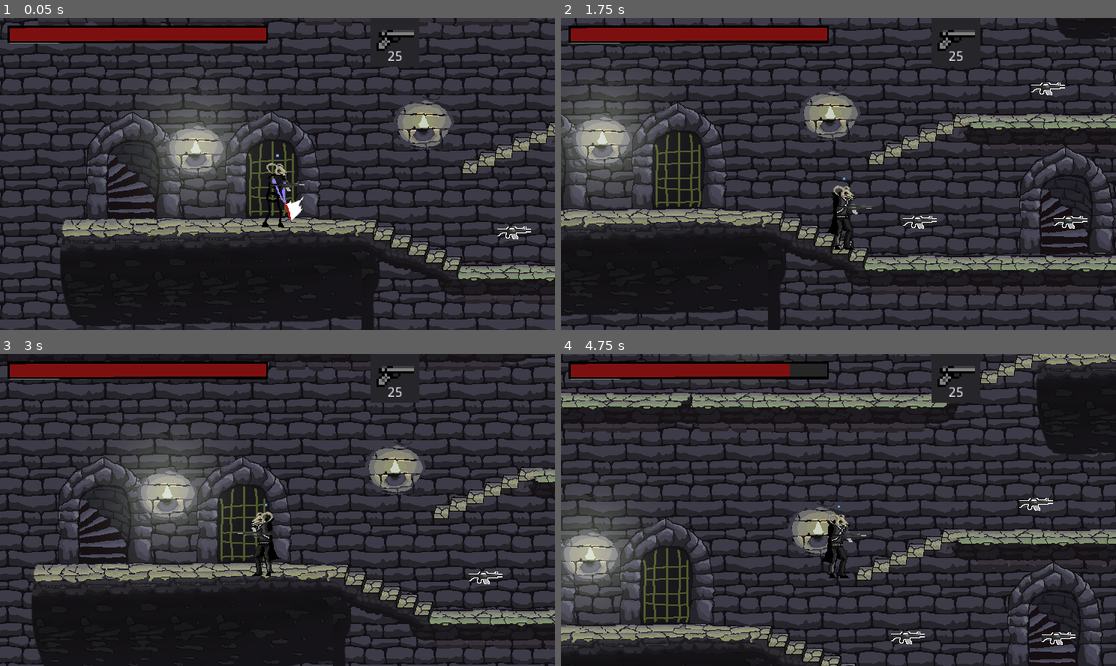
Above: before the commit, frames 1-4 (two rows, left to right).
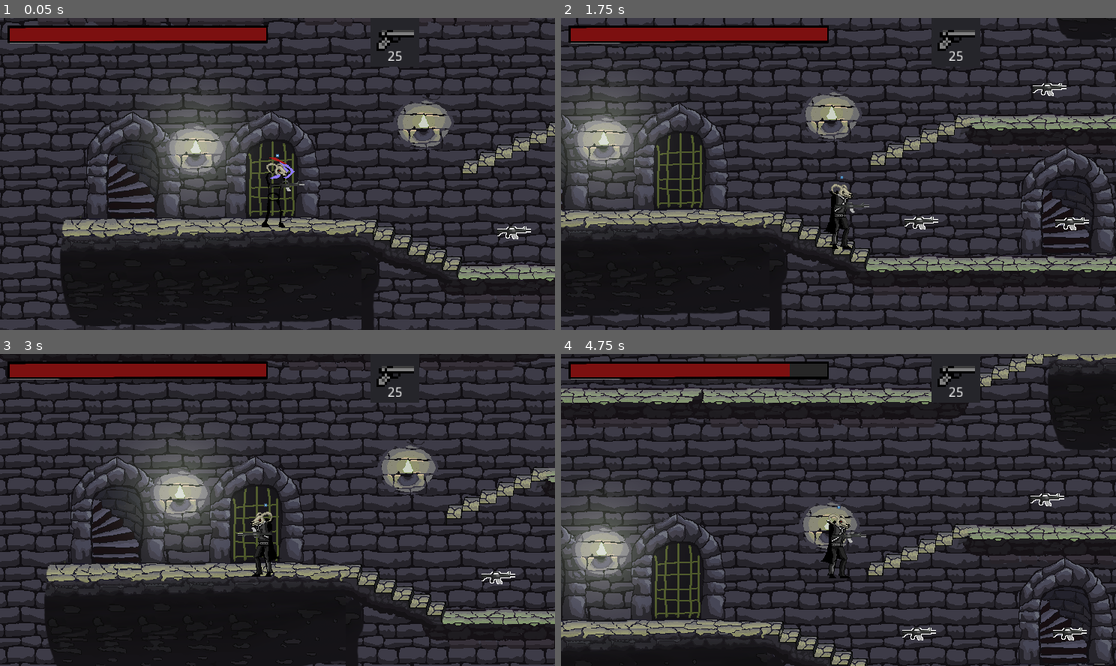
Above: after the commit, the same moments.

Repository: IgorBayerl/godot-game-liliths-crusade
Game: Godot game, scene res://src/Scenes/Main.tscn
Two runs of this game, one before a commit and one after it. Both use one fixed random seed, a clock stepped at 60 frames per second and the inputs below. The engine's default icon, where the game draws it, is replaced by a stand-in: a white triangle on a blue panel in a dark square.
Inputs (mouse positions are in pixels of both pictures, inside the frame that each line leads up to):
- Up to frame 1 (0.05 s): no input
- Up to frame 2 (1.75 s): move the mouse to (960, 158) at 0.52 s; hold Right (move_RIGHT) 0.53-1.25 s; tap 1 (Gun_1) at 0.6 s; click (960, 158) at 0.67 s; tap Space (jump) at 0.77 s; drag from (727, 189) to (871, 239) at 1.27 s
- Up to frame 3 (3 s): move the mouse to (333, 441) at 2.02 s; hold Left (move_LEFT) 2.03-2.75 s; tap 3 (Gun_3) at 2.1 s; drag from (249, 572) to (111, 463) at 2.77 s
- Up to frame 4 (4.75 s): move the mouse to (1005, 556) at 3.52 s; hold Right (move_RIGHT) 3.53-4.25 s; tap X (interact) at 3.6 s; tap Space (jump) at 3.77 s; drag from (672, 463) to (1071, 510) at 4.27 s

The runs differ from the first frame. In frame 1, 0.3% of the frame differs, in the area x 47-55%, y 44-68%; in frame 2, 16%; in frame 3, 26%; in frame 4, 53%, in the area x 0-100%, y 0-100%.

Commit message:
dando dano no aroldo

Diff:
--- a/src/Actors/Aroldo.tscn
+++ b/src/Actors/Aroldo.tscn
@@ -6,9 +6,6 @@
 [ext_resource path="res://src/Sprites/Aroldo/Andando_Roldo1.png" type="Texture" id=4]
 [ext_resource path="res://src/Sprites/Aroldo/Andando_Roldo2.png" type="Texture" id=5]
 [ext_resource path="res://src/Sprites/Aroldo/Idle Aroldo.png" type="Texture" id=6]
-
-[sub_resource type="RectangleShape2D" id=1]
-extents = Vector2( 7.84693, 14.1331 )
 
 [sub_resource type="SpriteFrames" id=2]
 animations = [ {
@@ -23,14 +20,16 @@
 "speed": 5.0
 } ]
 
+[sub_resource type="RectangleShape2D" id=1]
+extents = Vector2( 7.84693, 14.1331 )
+
+[sub_resource type="RectangleShape2D" id=3]
+extents = Vector2( 23.5, 36 )
+
 [node name="Aroldo" type="KinematicBody2D"]
 collision_layer = 2
 collision_mask = 5
 script = ExtResource( 2 )
-
-[node name="CollisionShape2D" type="CollisionShape2D" parent="."]
-scale = Vector2( 2.84, 2.88 )
-shape = SubResource( 1 )
 
 [node name="AnimatedSprite" type="AnimatedSprite" parent="."]
 position = Vector2( 1.61257, -7.85754 )
@@ -39,3 +38,15 @@
 animation = "Walk"
 frame = 3
 offset = Vector2( -25.754, 0 )
+
+[node name="CollisionShape2D" type="CollisionShape2D" parent="."]
+scale = Vector2( 2.84, 2.88 )
+shape = SubResource( 1 )
+
+[node name="HurtBox" type="Area2D" parent="." groups=[
+"hurtbox",
+]]
+
+[node name="CollisionShape2D" type="CollisionShape2D" parent="HurtBox"]
+position = Vector2( -2, 2 )
+shape = SubResource( 3 )
--- a/src/Actors/Player.tscn
+++ b/src/Actors/Player.tscn
@@ -13,9 +13,12 @@
 [sub_resource type="RectangleShape2D" id=1]
 extents = Vector2( 29.8221, 87.5779 )
 
+[sub_resource type="RectangleShape2D" id=6]
+extents = Vector2( 20.702, 44.3677 )
+
 [sub_resource type="Animation" id=2]
 resource_name = "Atack1"
-length = 0.5
+length = 0.3
 tracks/0/type = "value"
 tracks/0/path = NodePath(".:frame")
 tracks/0/interp = 1
@@ -28,9 +31,22 @@
 "update": 1,
 "values": [ 21, 23, 24 ]
 }
+tracks/1/type = "value"
+tracks/1/path = NodePath("SwordHit/CollisionShape2D:disabled")
+tracks/1/interp = 1
+tracks/1/loop_wrap = true
+tracks/1/imported = false
+tracks/1/enabled = true
+tracks/1/keys = {
+"times": PoolRealArray( 0, 0.2 ),
+"transitions": PoolRealArray( 1, 1 ),
+"update": 1,
+"values": [ false, true ]
+}
 
 [sub_resource type="Animation" id=3]
 resource_name = "Atack2"
+length = 0.4
 tracks/0/type = "value"
 tracks/0/path = NodePath(".:frame")
 tracks/0/interp = 1
@@ -42,6 +58,18 @@
 "transitions": PoolRealArray( 1, 1, 1, 1, 1 ),
 "update": 1,
 "values": [ 25, 26, 27, 28, 29 ]
+}
+tracks/1/type = "value"
+tracks/1/path = NodePath("SwordHit/CollisionShape2D:disabled")
+tracks/1/interp = 1
+tracks/1/loop_wrap = true
+tracks/1/imported = false
+tracks/1/enabled = true
+tracks/1/keys = {
+"times": PoolRealArray( 0, 0.1, 0.3 ),
+"transitions": PoolRealArray( 1, 1, 1 ),
+"update": 1,
+"values": [ true, false, true ]
 }
 
 [sub_resource type="Animation" id=4]
@@ -60,6 +88,18 @@
 "update": 1,
 "values": [ 10, 12, 13, 10 ]
 }
+tracks/1/type = "value"
+tracks/1/path = NodePath("SwordHit/CollisionShape2D:disabled")
+tracks/1/interp = 1
+tracks/1/loop_wrap = true
+tracks/1/imported = false
+tracks/1/enabled = true
+tracks/1/keys = {
+"times": PoolRealArray( 0, 0.3 ),
+"transitions": PoolRealArray( 1, 1 ),
+"update": 1,
+"values": [ true, true ]
+}
 
 [sub_resource type="Animation" id=5]
 resource_name = "Running"
@@ -76,6 +116,18 @@
 "transitions": PoolRealArray( 1, 1, 1, 1, 1, 1, 1, 1 ),
 "update": 1,
 "values": [ 0, 1, 2, 3, 4, 5, 6, 7 ]
+}
+tracks/1/type = "value"
+tracks/1/path = NodePath("SwordHit/CollisionShape2D:disabled")
+tracks/1/interp = 1
+tracks/1/loop_wrap = true
+tracks/1/imported = false
+tracks/1/enabled = true
+tracks/1/keys = {
+"times": PoolRealArray( 0, 0.3 ),
+"transitions": PoolRealArray( 1, 1 ),
+"update": 1,
+"values": [ true, true ]
 }
 
 [node name="Player" type="KinematicBody2D"]
@@ -100,7 +152,14 @@
 texture = ExtResource( 17 )
 vframes = 5
 hframes = 10
-frame = 28
+frame = 25
+
+[node name="SwordHit" type="Area2D" parent="SPRITES/body2"]
+
+[node name="CollisionShape2D" type="CollisionShape2D" parent="SPRITES/body2/SwordHit"]
+position = Vector2( 33.8272, -4.30529 )
+shape = SubResource( 6 )
+disabled = true
 
 [node name="Head" type="Sprite" parent="SPRITES"]
 position = Vector2( 4.10647, -22.2141 )
@@ -161,6 +220,7 @@
 
 [node name="Dash_sound" type="AudioStreamPlayer" parent="."]
 stream = ExtResource( 6 )
+[connection signal="area_entered" from="SPRITES/body2/SwordHit" to="." method="_on_SwordHit_area_entered"]
 [connection signal="timeout" from="MiliAtack_Timer" to="." method="_on_MiliAtack_Timer_timeout"]
 [connection signal="timeout" from="Dash_Timer" to="." method="_on_Timer_timeout"]
 [connection signal="timeout" from="Ghost_Timer" to="." method="_on_Ghost_Timer_timeout"]
--- a/src/Scenes/Main.tscn
+++ b/src/Scenes/Main.tscn
@@ -89,7 +89,7 @@
 script = ExtResource( 8 )
 
 [node name="Aroldo" parent="MainController" instance=ExtResource( 3 )]
-position = Vector2( 1415.21, 299.745 )
+position = Vector2( 1415.92, 299.745 )
 collision_mask = 7
 
 [node name="Player" parent="MainController" instance=ExtResource( 1 )]
--- a/src/Scripts/Aroldo.gd
+++ b/src/Scripts/Aroldo.gd
@@ -89,3 +89,6 @@
 		vel.y = 0
 
 	vel = move_and_slide(vel, Vector2(0, -1))
+
+func take_damage():
+	print('outch !!! tomei um dano aqui !')
--- a/src/Scripts/Player.gd
+++ b/src/Scripts/Player.gd
@@ -155,3 +155,8 @@
 
 	$SPRITES/Head.rotation = -dir.angle()
 	$SPRITES.scale.x = LOOKING_DIRECTION.x
+
+
+func _on_SwordHit_area_entered(area: Area2D) -> void:
+	if area.is_in_group("hurtbox"):
+		area.get_parent().take_damage()
Not shown: 1 places in src/Actors/Aroldo.tscn that only renumber resources
Not shown: 1 places in src/Actors/Player.tscn that only renumber resources
